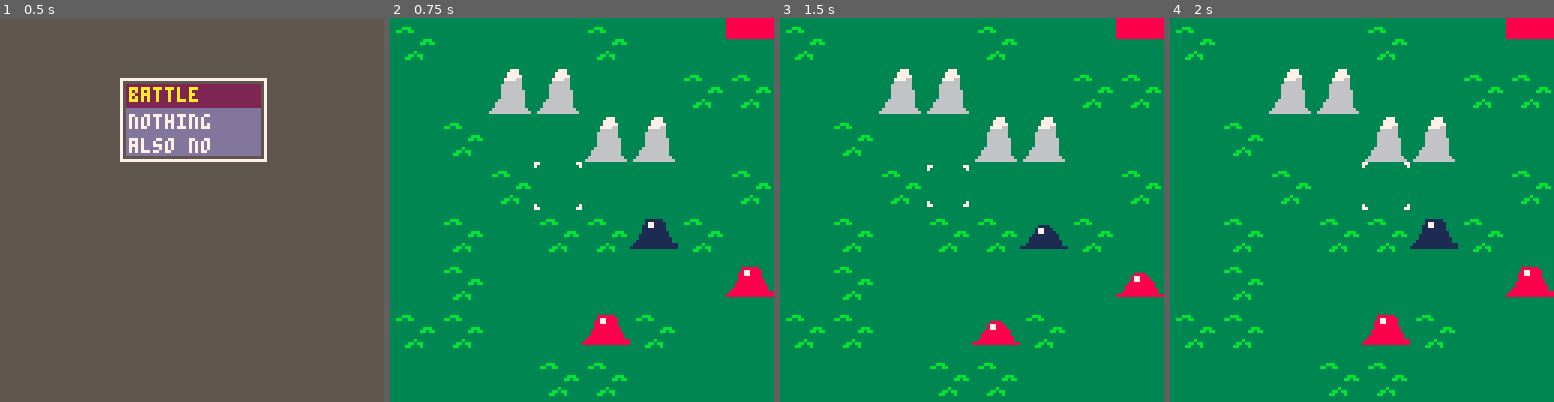
Above: before the commit, frames 1-4 (left to right).
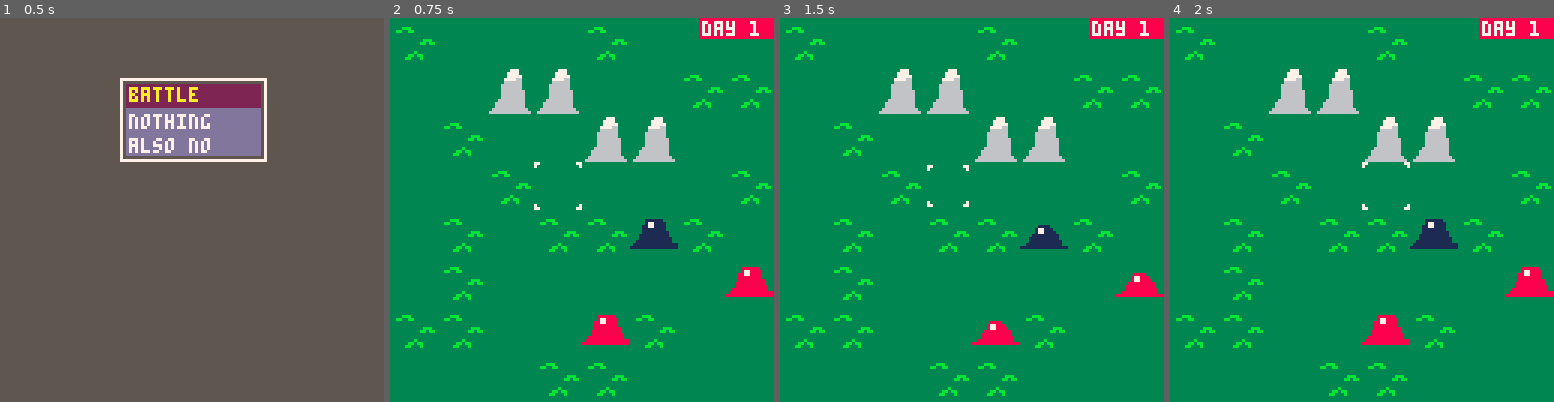
Above: after the commit, the same moments.

Repository: Cuttleshock/PICO-8-projects
Game: PICO-8 cartridge wars.p8
Two runs of this game, one before a commit and one after it. Both use one fixed random seed, a clock stepped at 60 frames per second and the inputs below.
Inputs:
- Up to frame 1 (0.5 s): tap X (X key) at 0.33 s
- Up to frame 2 (0.75 s): tap O (Z key) at 0.7 s
- Up to frame 3 (1.5 s): tap X (X key) at 1.07 s
- Up to frame 4 (2 s): hold Right from 1.6 s (still down); tap O (Z key) at 1.7 s; tap X (X key) at 1.85 s

Frame 1 is identical in both runs. In frame 2, 0.5% of the frame differs, in the area x 80-97%, y 0-6%; in frame 3, 0.5%; in frame 4, 0.5%.

Commit message:
Keep numerical track of battle turns

Diff:
--- a/wars.p8
+++ b/wars.p8
@@ -87,6 +87,7 @@
 path={ cost=0 }
 battle_factions={}
 active_faction=0
+battle_turn=0
 
 map_w=0
 map_h=0
@@ -126,6 +127,7 @@
 	init_pointer(3,3)
 	update_camera()
 	battle_factions={ FACTION_RED, FACTION_BLUE }
+	battle_turn=1
 	active_faction=1
 	make_unit(7,5,FACTION_RED,slime_base)
 	make_unit(4,6,FACTION_RED,slime_base)
@@ -221,6 +223,7 @@
 		u.moved=false
 	end
 	active_faction=active_faction%#battle_factions + 1
+	if (active_faction==1) battle_turn+=1
 	start_animation(truthy_noop, noop)
 end
 
@@ -495,7 +498,13 @@
 end
 
 function draw_faction()
-	rectfill(cam_x*k_tilesize+112,cam_y*k_tilesize,cam_x*k_tilesize+128,cam_y*k_tilesize+6,faction_colours[battle_factions[active_faction]])
+	rectfill(cam_x*k_tilesize+103,cam_y*k_tilesize,cam_x*k_tilesize+128,cam_y*k_tilesize+6,faction_colours[battle_factions[active_faction]])
+	print(
+		'day '..battle_turn%100, -- cheat to avoid long days being cropped
+		cam_x*k_tilesize+104,
+		cam_y*k_tilesize+1,
+		7 -- white
+	)
 end
 
 function draw_menu()
